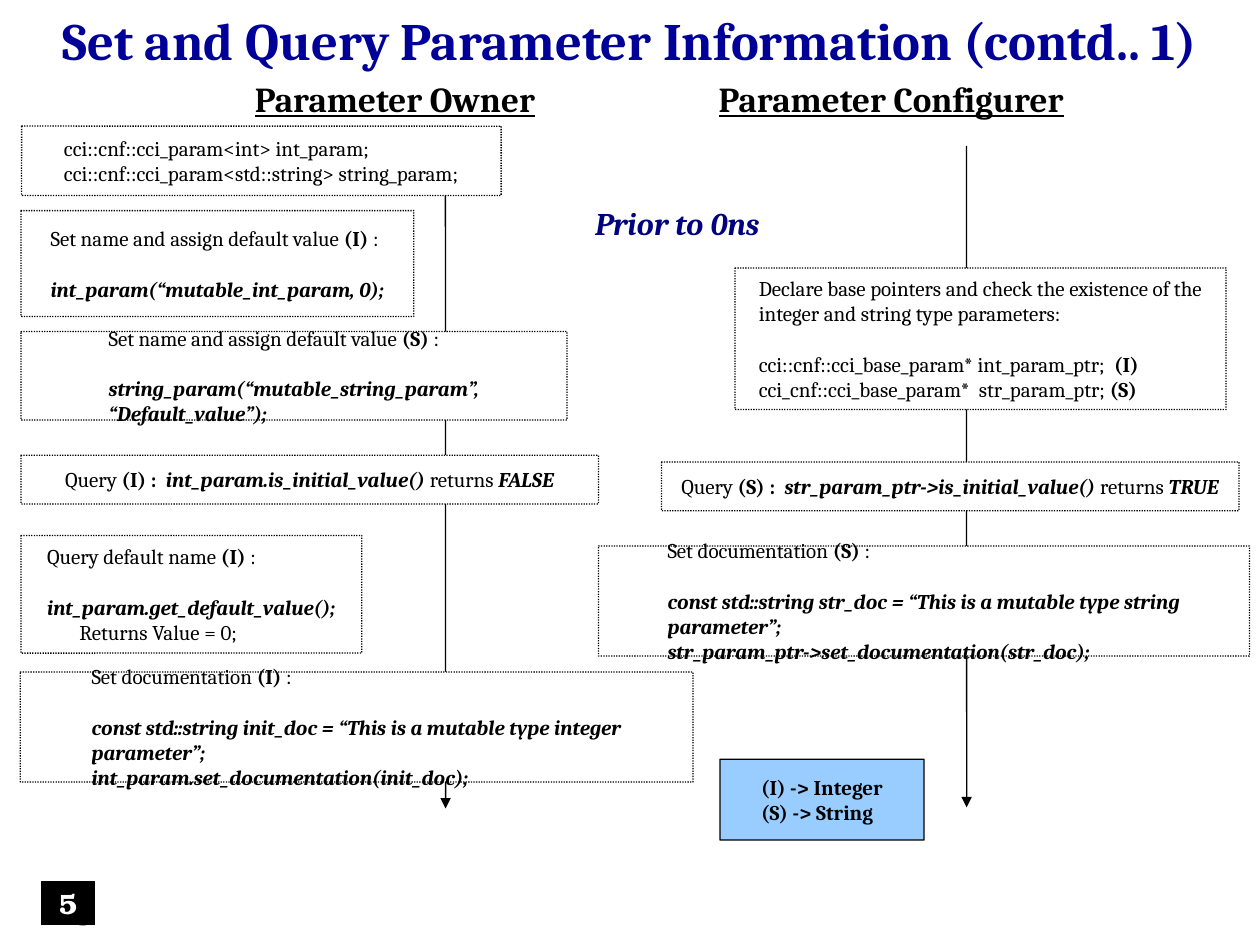
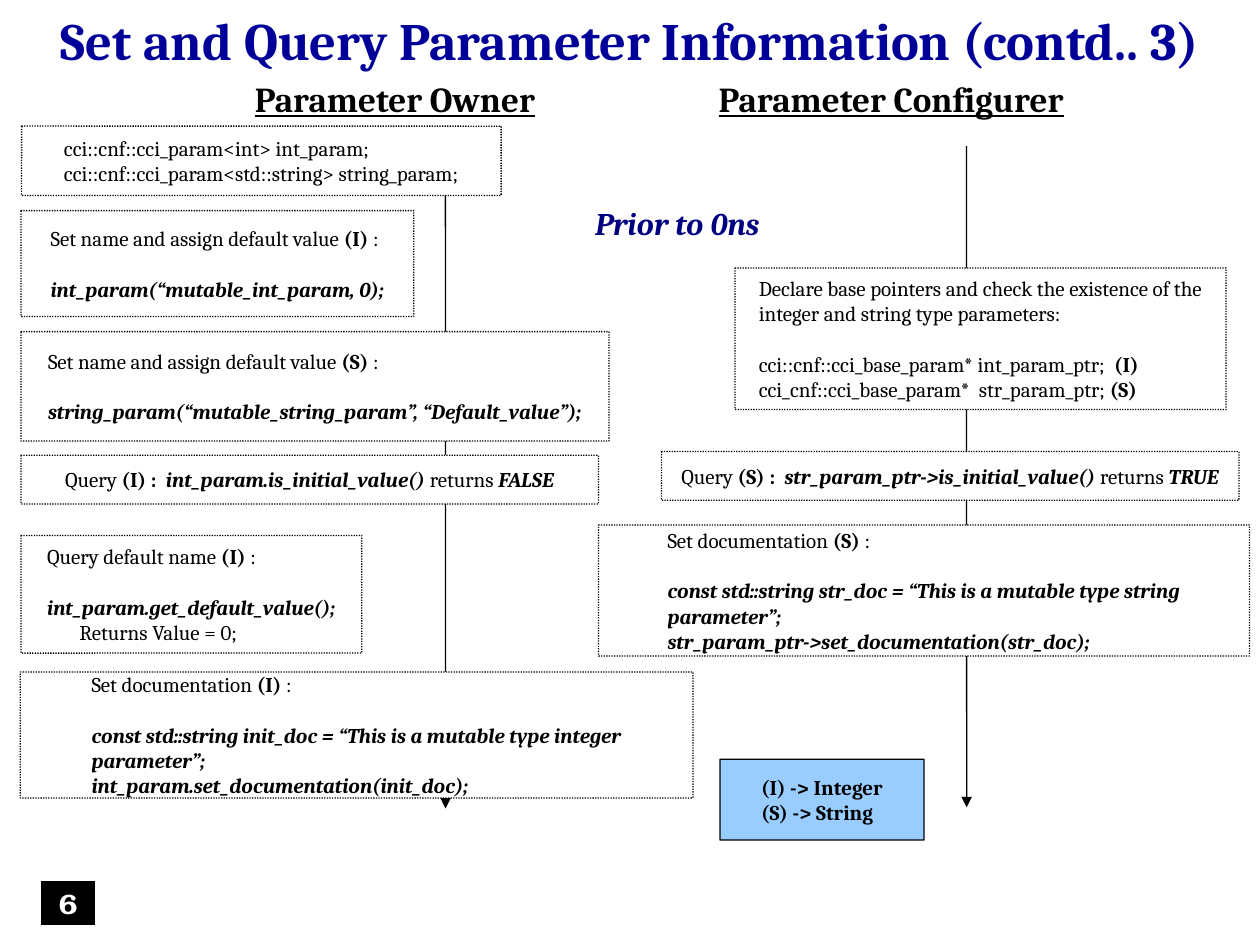
Before and after one commit to accellera-official/cci, a slide deck: slide 6 of examples/ex7_Parameter_Information/docs/ex7_Parameter_Information.ppt (slide 5 before the commit). Drawn at 1260x945 pixels with LibreOffice and Linux fonts; fonts in the diff are those of the drawing; background and template pictures are left out. Boxes give left, top, right and bottom in pixels: in the first picture for what was removed or moved away, otherwise in the second. Text is boxed around its words. In the diff, an @@ line names an element or a change of style, - is before the commit and + after.

```diff
--- a/examples/ex7_Parameter_Information/docs/ex7_Parameter_Information.ppt
+++ b/examples/ex7_Parameter_Information/docs/ex7_Parameter_Information.ppt
@@ text at (61, 22, 1198, 72): text changed @@
-Set and Query Parameter Information (contd.. 1)
+Set and Query Parameter Information (contd.. 3)
@@ rounded rectangle "Set name and assign default ...": place and size @@
-rounded rectangle "Set name and assign default ..." at (21, 331, 567, 420)
+rounded rectangle "Set name and assign default ..." at (21, 331, 610, 441)
@@ rounded rectangle "Query (S) : str_param_ptr->is_initial_value() returns ...": place and size @@
-rounded rectangle "Query (S) : str_param_ptr->is_initial_value() returns ..." at (662, 462, 1239, 512)
+rounded rectangle "Query (S) : str_param_ptr->is_initial_value() returns ..." at (662, 451, 1239, 500)
@@ rounded rectangle "Set documentation (S) :": place and size @@
-rounded rectangle "Set documentation (S) :" at (598, 546, 1250, 655)
+rounded rectangle "Set documentation (S) :" at (598, 525, 1250, 656)
@@ rounded rectangle "Set documentation (I) :": place and size @@
-rounded rectangle "Set documentation (I) :" at (20, 672, 693, 781)
+rounded rectangle "Set documentation (I) :" at (20, 672, 693, 798)
@@ text in rectangle at (44, 894, 71, 934): text changed @@
-5
+6
@@ page number at (59, 894, 77, 915): text changed; size 24 to 28 pt; font Times New Roman to Arial; text colour #000000 to #000099 @@
-5
+6
```
Also in this commit, not shown: 19 other slides changed, 1 slide added, 10 other files.
